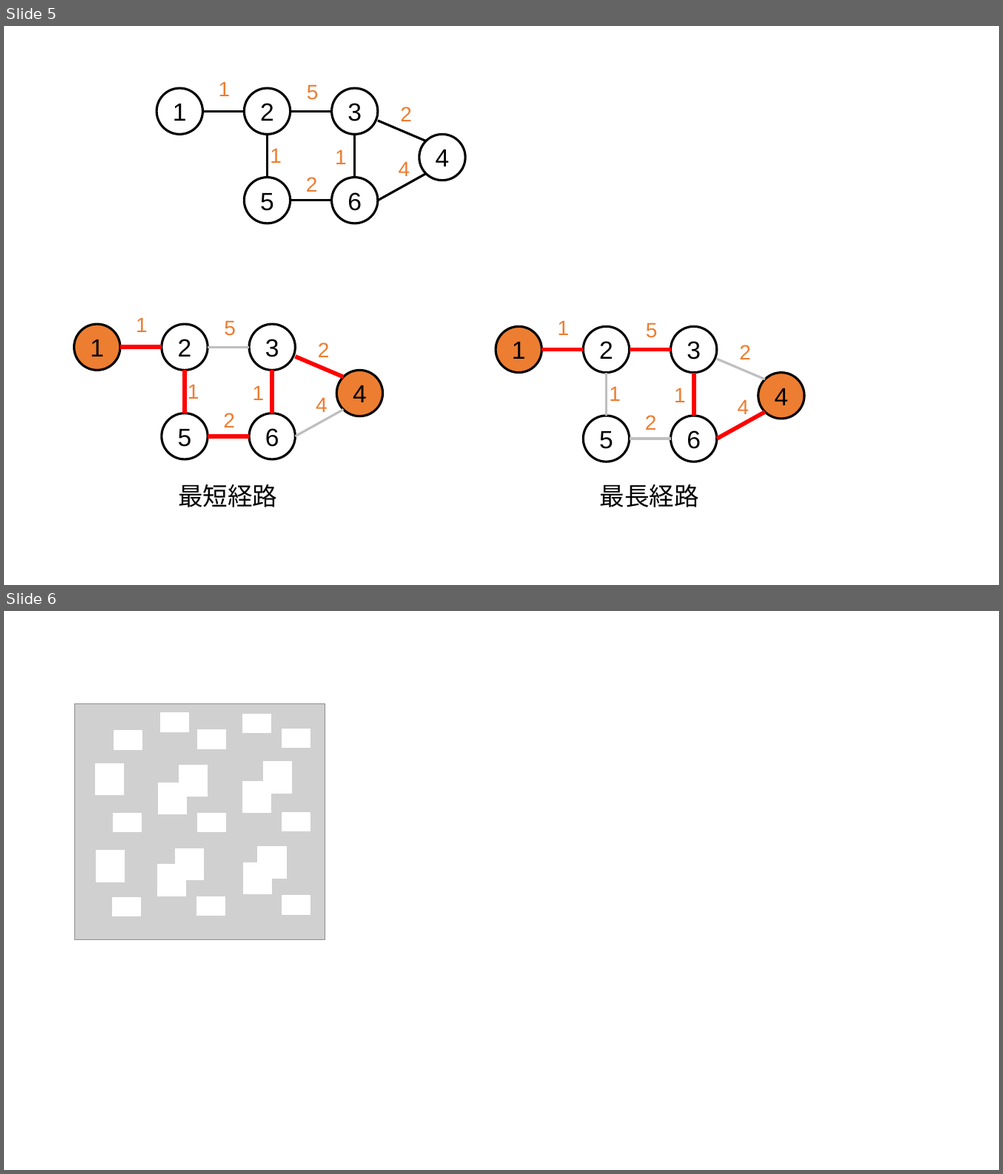
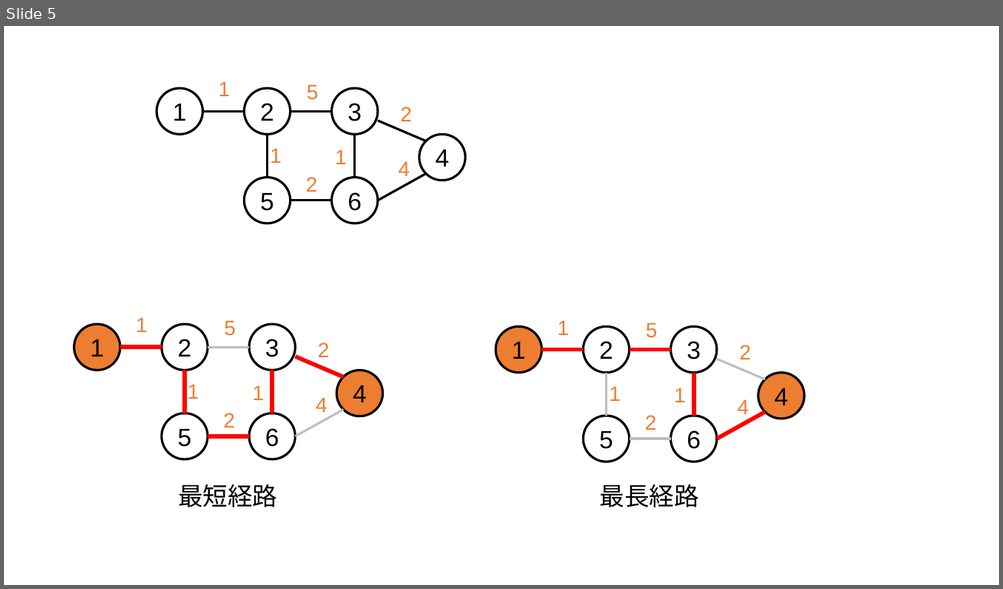
Before and after one commit to nsnmsak/graphillion_tutorial, a slide deck: ja/img/images.pptx. Shown one above the other, each under a label of ours: slides 5 and 6 before the commit, slide 5 after it. The pictures are 1003x1174 and 1003x589 pixels, drawn with LibreOffice and Linux fonts; fonts in the diff are those of the drawing; grey boxes stand for pictures. Boxes give left, top, right and bottom in pixels: in the first picture for what was removed or moved away, otherwise in the second. Text is boxed around its words. In the diff, an @@ line names an element or a change of style, - is before the commit and + after.

Commit message:
update slides

```diff
--- a/ja/img/images.pptx
+++ b/ja/img/images.pptx
@@ slide 6 removed at bbox=[4, 611, 999, 1170], background #FFFFFF @@
@@ picture removed at bbox=[75, 703, 325, 940] @@
@@ rectangle removed at bbox=[161, 713, 188, 732] @@
@@ rectangle removed at bbox=[243, 714, 270, 732] @@
@@ rectangle removed at bbox=[114, 731, 142, 750] @@
@@ rectangle removed at bbox=[198, 730, 225, 749] @@
@@ rectangle removed at bbox=[282, 729, 310, 748] @@
@@ rectangle removed at bbox=[96, 764, 123, 795] @@
@@ rectangle removed at bbox=[179, 766, 207, 797] @@
@@ rectangle removed at bbox=[264, 762, 291, 793] @@
@@ rectangle removed at bbox=[159, 783, 186, 815] @@
@@ rectangle removed at bbox=[243, 782, 270, 813] @@
@@ rectangle removed at bbox=[113, 813, 141, 832] @@
@@ rectangle removed at bbox=[198, 813, 225, 832] @@
@@ rectangle removed at bbox=[282, 812, 310, 831] @@
@@ rectangle removed at bbox=[96, 851, 124, 882] @@
@@ rectangle removed at bbox=[176, 849, 203, 880] @@
@@ rectangle removed at bbox=[258, 848, 285, 879] @@
@@ rectangle removed at bbox=[158, 865, 185, 896] @@
@@ rectangle removed at bbox=[244, 863, 271, 894] @@
@@ rectangle removed at bbox=[112, 898, 140, 917] @@
@@ rectangle removed at bbox=[196, 897, 224, 915] @@
@@ rectangle removed at bbox=[282, 896, 310, 914] @@
```
Also in this commit, not shown: 3 slides added.
